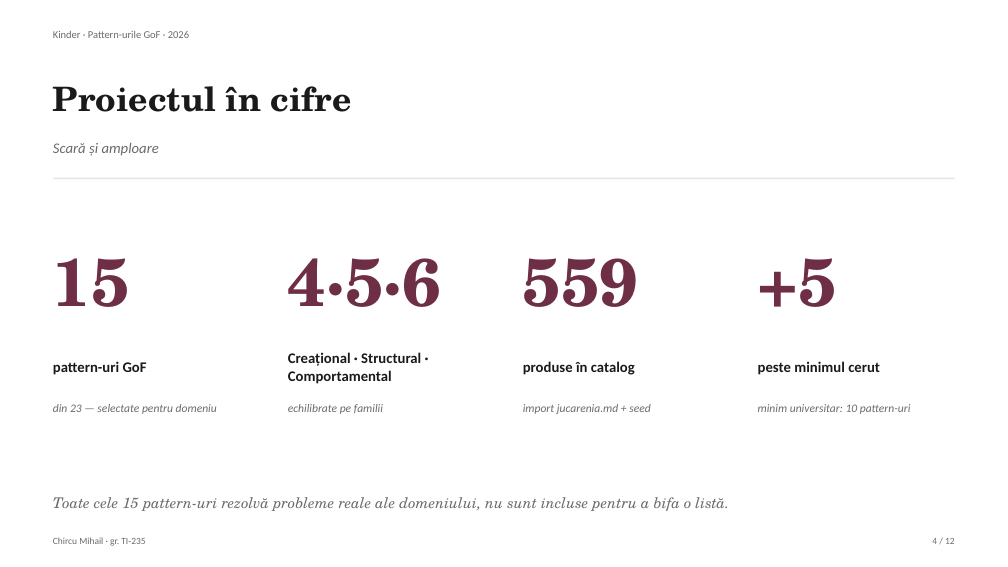
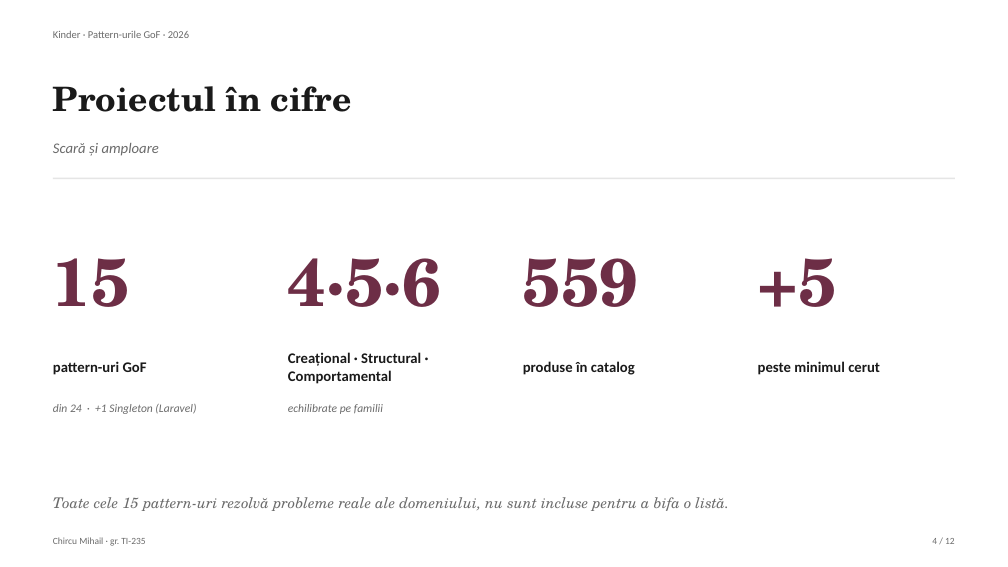
Before and after one commit to mihail-chircu/TMPPP, a slide deck: slide 4 of proiect final/Chircu_Mihail_TI-235_Prezentare_proiect_de_an.pptx. Drawn at 1008x567 pixels with LibreOffice and Linux fonts; fonts in the diff are those of the drawing. Boxes give left, top, right and bottom in pixels: in the first picture for what was removed or moved away, otherwise in the second. Text is boxed around its words. In the diff, an @@ line names an element or a change of style, - is before the commit and + after.

Commit message:
docs: slide 4 — caption ajustat la "din 24 · +1 Singleton"
15 pattern-uri GoF din 24 (23 GoF + Singleton via Laravel container).
Eliminate captiones secundare ("import jucarenia.md + seed",
"minim universitar: 10 pattern-uri") pentru claritate vizuală.

```diff
--- a/proiect final/Chircu_Mihail_TI-235_Prezentare_proiect_de_an.pptx
+++ b/proiect final/Chircu_Mihail_TI-235_Prezentare_proiect_de_an.pptx
@@ text at (53, 404, 196, 414): text changed @@
-din 23 — selectate pentru domeniu
+din 24 · +1 Singleton (Laravel)
@@ text removed at (523, 404, 650, 414) @@
-import jucarenia.md + seed
@@ text removed at (758, 404, 911, 414) @@
-minim universitar: 10 pattern-uri
```
Also in this commit, not shown: 1 other file.
